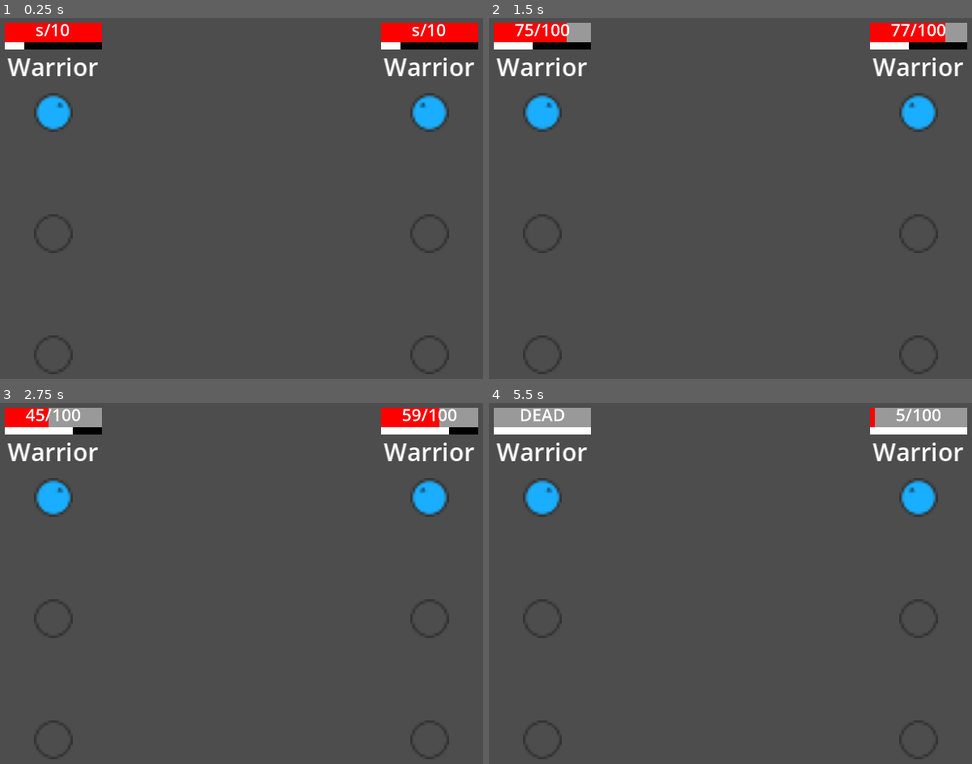
Above: before the commit, frames 1-4 (two rows, left to right).
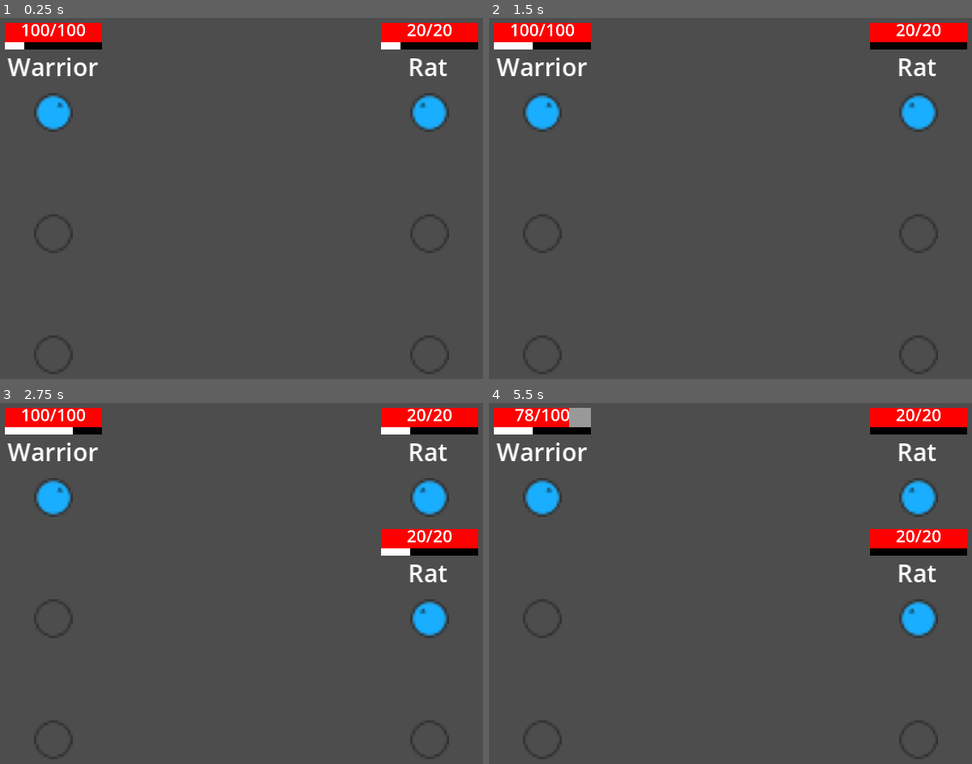
Above: after the commit, the same moments.

Repository: mathew-tran/simple-rpg
Game: Godot game, scene res://Levels/Main.tscn
The game is run twice, just before and just after one commit, with the same random seed, the same clock (stepped at 60 frames per second) and the same inputs.
Inputs:
- Up to frame 1 (0.25 s): no input
- Up to frame 2 (1.5 s): no input
- Up to frame 3 (2.75 s): no input
- Up to frame 4 (5.5 s): no input

The runs differ from the first frame. In frame 1, 0.9% of the frame differs, in the area x 4-99%, y 1-17%; in frame 2, 1.6%; in frame 3, 4.1%; in frame 4, 5.2%, in the area x 1-99%, y 1-65%.

Commit message:
add auto spawning of enemies

Diff:
--- a/Levels/Main.tscn
+++ b/Levels/Main.tscn
@@ -1,9 +1,11 @@
-[gd_scene load_steps=5 format=3 uid="uid://5b23g5mdogiq"]
+[gd_scene load_steps=7 format=3 uid="uid://5b23g5mdogiq"]
 
-[ext_resource type="PackedScene" uid="uid://c2a0pl34arhvp" path="res://Prefabs/Unit.tscn" id="1_12i6a"]
 [ext_resource type="Script" path="res://Scripts/CombatManager.gd" id="1_sjsiw"]
 [ext_resource type="Script" path="res://Scripts/Team.gd" id="2_adhku"]
 [ext_resource type="Texture2D" uid="uid://b4djogbobtyhm" path="res://Art/ui/slot.svg" id="2_ulqp0"]
+[ext_resource type="PackedScene" uid="uid://b01u013e0q5qv" path="res://Prefabs/Units/WarriorUnit.tscn" id="3_142vm"]
+[ext_resource type="Script" path="res://Scripts/Spawner.gd" id="5_380w8"]
+[ext_resource type="PackedScene" uid="uid://c3a1gakpyglc2" path="res://Prefabs/Units/RatUnit.tscn" id="5_n5bvo"]
 
 [node name="Node2D" type="Node2D"]
 
@@ -15,8 +17,7 @@
 
 [node name="Units" type="Node" parent="CombatManager/PlayerTeam"]
 
-[node name="Unit" parent="CombatManager/PlayerTeam/Units" instance=ExtResource("1_12i6a")]
-position = Vector2(138, 106)
+[node name="Unit" parent="CombatManager/PlayerTeam/Units" instance=ExtResource("3_142vm")]
 
 [node name="Slots" type="Node" parent="CombatManager/PlayerTeam"]
 
@@ -38,8 +39,7 @@
 
 [node name="Units" type="Node" parent="CombatManager/EnemyTeam"]
 
-[node name="Unit" parent="CombatManager/EnemyTeam/Units" instance=ExtResource("1_12i6a")]
-position = Vector2(138, 106)
+[node name="Unit" parent="CombatManager/EnemyTeam/Units" instance=ExtResource("5_n5bvo")]
 
 [node name="Slots" type="Node" parent="CombatManager/EnemyTeam"]
 
@@ -54,3 +54,6 @@
 [node name="Slot3" type="Sprite2D" parent="CombatManager/EnemyTeam/Slots"]
 position = Vector2(200, 175)
 texture = ExtResource("2_ulqp0")
+
+[node name="Spawner" type="Node" parent="CombatManager"]
+script = ExtResource("5_380w8")
--- /dev/null
+++ b/Prefabs/Skills/Scratch.tscn
@@ -0,0 +1,9 @@
+[gd_scene load_steps=2 format=3 uid="uid://dfjyd2oakrcky"]
+
+[ext_resource type="Script" path="res://Scripts/Abilities/AttackAbility.gd" id="1_qo00a"]
+
+[node name="Scratch" type="Node"]
+script = ExtResource("1_qo00a")
+BaseDamage = 5
+DamageRange = 4
+Target = 3
--- a/Prefabs/Unit.tscn
+++ b/Prefabs/Unit.tscn
@@ -1,11 +1,10 @@
-[gd_scene load_steps=11 format=3 uid="uid://c2a0pl34arhvp"]
+[gd_scene load_steps=10 format=3 uid="uid://c2a0pl34arhvp"]
 
 [ext_resource type="Script" path="res://Scripts/Unit.gd" id="1_5xsb0"]
 [ext_resource type="Script" path="res://Scripts/Components/HealthComponent.gd" id="2_b3cma"]
 [ext_resource type="Texture2D" uid="uid://j44rbw61nmsj" path="res://Art/Classes/squire.svg" id="3_83xu8"]
 [ext_resource type="Script" path="res://Scripts/Components/StatComponent.gd" id="3_kiswt"]
 [ext_resource type="Script" path="res://Scripts/Components/AbilitiesComponent.gd" id="5_gld07"]
-[ext_resource type="PackedScene" uid="uid://bktt8x2s4k3bv" path="res://Prefabs/Skills/Slash.tscn" id="6_t8ye8"]
 
 [sub_resource type="StyleBoxFlat" id="StyleBoxFlat_o1cwi"]
 bg_color = Color(0, 0, 0, 1)
@@ -34,8 +33,6 @@
 
 [node name="Abilities" type="Node" parent="."]
 script = ExtResource("5_gld07")
-
-[node name="Slash" parent="Abilities" instance=ExtResource("6_t8ye8")]
 
 [node name="Control" type="Control" parent="."]
 layout_mode = 3
--- /dev/null
+++ b/Prefabs/Units/RatUnit.tscn
@@ -0,0 +1,12 @@
+[gd_scene load_steps=3 format=3 uid="uid://c3a1gakpyglc2"]
+
+[ext_resource type="PackedScene" uid="uid://c2a0pl34arhvp" path="res://Prefabs/Unit.tscn" id="1_k1c4f"]
+[ext_resource type="PackedScene" uid="uid://dfjyd2oakrcky" path="res://Prefabs/Skills/Scratch.tscn" id="2_00qrq"]
+
+[node name="Unit" instance=ExtResource("1_k1c4f")]
+UnitName = "Rat"
+
+[node name="Health" parent="." index="0"]
+Health = 20
+
+[node name="Scratch" parent="Abilities" index="0" instance=ExtResource("2_00qrq")]
--- /dev/null
+++ b/Prefabs/Units/WarriorUnit.tscn
@@ -0,0 +1,8 @@
+[gd_scene load_steps=3 format=3 uid="uid://b01u013e0q5qv"]
+
+[ext_resource type="PackedScene" uid="uid://c2a0pl34arhvp" path="res://Prefabs/Unit.tscn" id="1_s1jgh"]
+[ext_resource type="PackedScene" uid="uid://bktt8x2s4k3bv" path="res://Prefabs/Skills/Slash.tscn" id="2_i1a6y"]
+
+[node name="Unit" instance=ExtResource("1_s1jgh")]
+
+[node name="Slash" parent="Abilities" index="0" instance=ExtResource("2_i1a6y")]
--- a/Scripts/CombatManager.gd
+++ b/Scripts/CombatManager.gd
@@ -4,6 +4,7 @@
 
 @onready var PlayerTeam = $PlayerTeam
 @onready var EnemyTeam = $EnemyTeam
+@onready var EnemySpawner = $Spawner
 
 var TeamCount = 0
 
@@ -18,6 +19,13 @@
 	for unit in playerUnits:
 		unit.connect("Death", Callable(self, "OnDeath"))
 
+	SetupEnemies()
+
+func SetupEnemies():
+	var enemyUnits = Helper.GetTeam(DEFS.TEAM_TYPE.ENEMY)
+	for unit in enemyUnits:
+		unit.connect("Death", Callable(self, "OnEnemyDeath"))
+
 func OnDeath():
 	var playerUnits = Helper.GetTeam(DEFS.TEAM_TYPE.PLAYER)
 	for unit in playerUnits:
@@ -26,3 +34,15 @@
 	var allUnits = Helper.GetAllUnits()
 	for unit in allUnits:
 		unit.Pause()
+
+func OnEnemyDeath():
+	await get_tree().create_timer(.4).timeout
+	var enemyUnits = Helper.GetTeam(DEFS.TEAM_TYPE.ENEMY)
+
+	for unit in enemyUnits:
+		if unit.IsAlive():
+			return
+	for x in range(0, randi_range(1,2)):
+		EnemyTeam.AddUnit(EnemySpawner.GetEnemy())
+	EnemyTeam.Setup()
+	SetupEnemies()
--- /dev/null
+++ b/Scripts/Spawner.gd
@@ -0,0 +1,6 @@
+extends Node
+
+class_name Spawner
+
+func GetEnemy():
+	return "res://Prefabs/Units/RatUnit.tscn"
--- a/Scripts/Team.gd
+++ b/Scripts/Team.gd
@@ -9,3 +9,8 @@
 		var unit = Units.get_child(x) as Unit
 		unit.Setup(TeamType)
 		unit.global_position = Slots.get_child(x).global_position
+
+func AddUnit(unit):
+	var newUnit = load(unit).instantiate()
+	Units.add_child(newUnit)
+	print("spawned: " + newUnit.name)
--- a/Scripts/Unit.gd
+++ b/Scripts/Unit.gd
@@ -25,7 +25,6 @@
 	AbilityTimer = Timer.new()
 	AbilityTimer.autostart = true
 	AbilityTimer.one_shot = false
-
 	AbilityTimer.connect("timeout", Callable(self, "OnAbilityTimerTimeout"))
 	add_child(AbilityTimer)
 
@@ -48,6 +47,7 @@
 	HealthBar.value = HealthComponent.GetHealth()
 	HealthComponent.connect("DamageTaken", Callable(self, "OnDamageTaken"))
 	HealthComponent.connect("Death", Callable(self, "OnDeath"))
+	OnDamageTaken()
 
 func OnDeath():
 	HealthLabel.text = "DEAD"
@@ -66,6 +66,8 @@
 	HealthLabel.text = str(HealthComponent.GetHealth()) + "/" + str(HealthComponent.GetMaxHealth())
 
 func OnAbilityTimerTimeout():
+	if is_instance_valid(Abilities) == false:
+		return
 	Abilities.GetRandomAbility().DoAbility()
 
 
